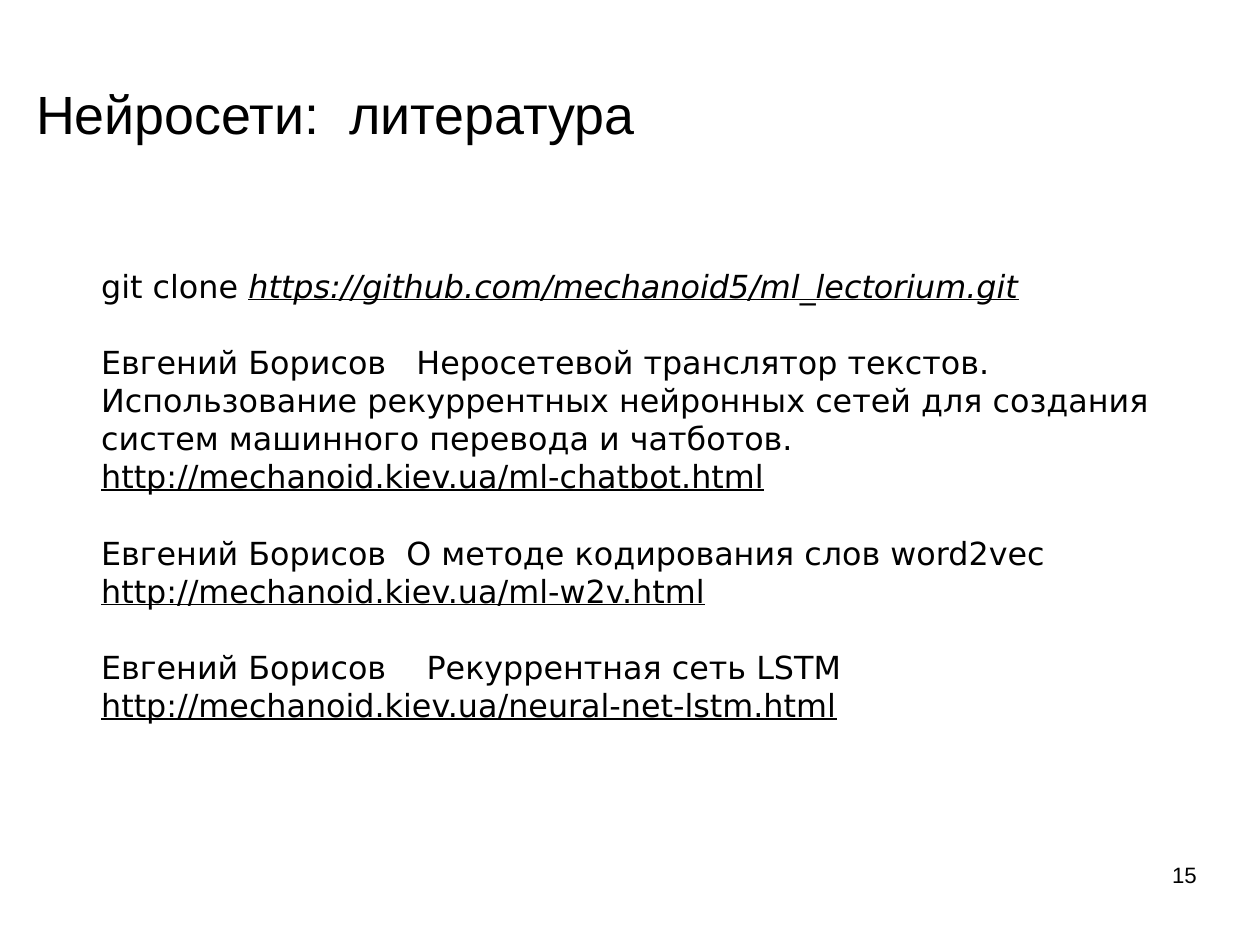
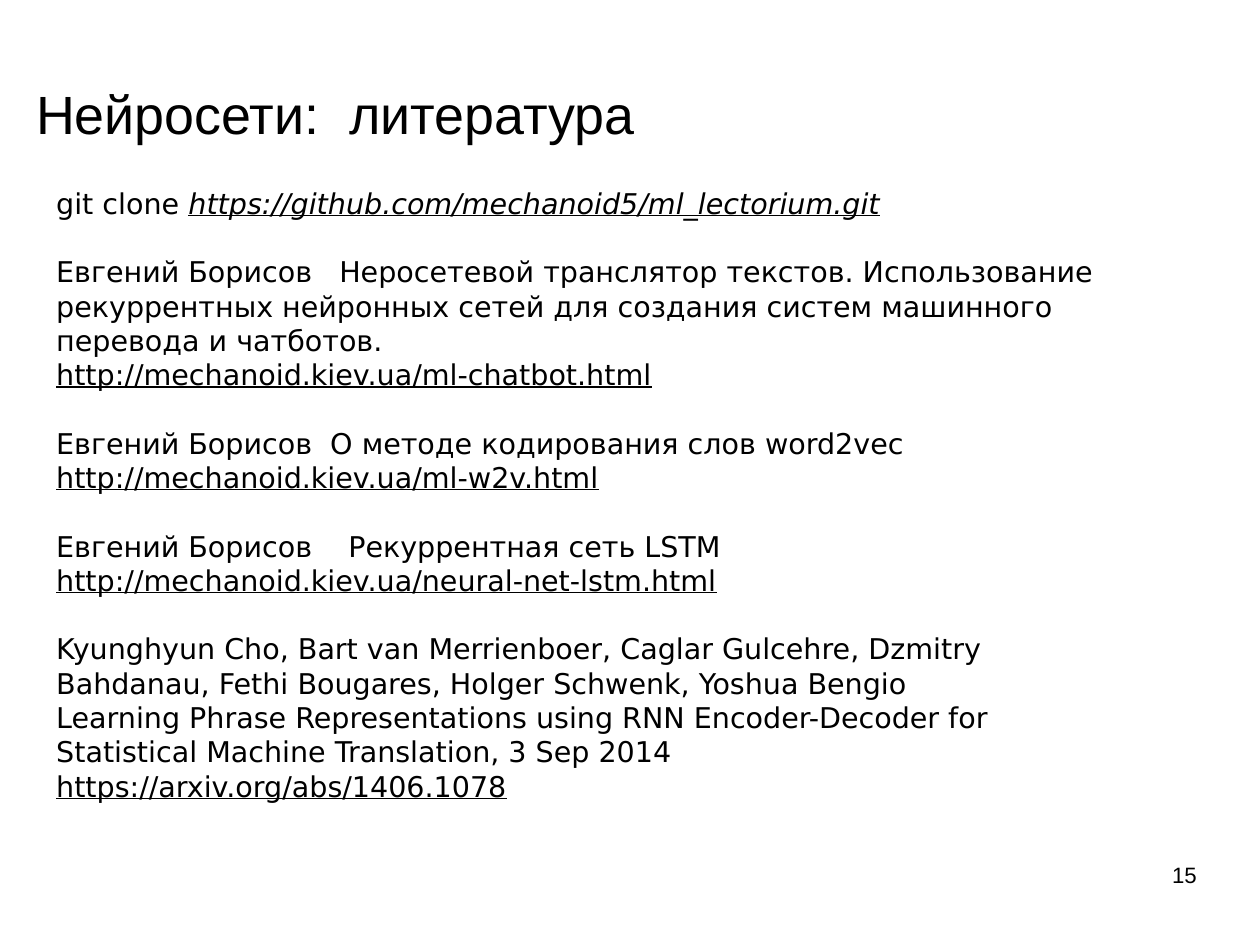
Before and after one commit to mechanoid5/ml_lectorium_legacy, a slide deck: slide 15 of 22-translator.odp. Drawn at 1260x945 pixels with LibreOffice and Linux fonts; fonts in the diff are those of the drawing; background and template pictures are left out. Boxes give left, top, right and bottom in pixels: in the first picture for what was removed or moved away, otherwise in the second. Text is boxed around its words. In the diff, an @@ line names an element or a change of style, - is before the commit and + after.

```diff
--- a/22-translator.odp
+++ b/22-translator.odp
@@ text "git clone https://github.com/mechanoid5/ml_lectorium.git": place and size @@
-text "git clone https://github.com/mechanoid5/ml_lectorium.git" at bbox=[101, 274, 1149, 724]
+text "git clone https://github.com/mechanoid5/ml_lectorium.git" at bbox=[56, 192, 1093, 803]
@@ text at bbox=[56, 192, 1093, 597]: size 20 to 18 pt in "git clone https://github.com/mechanoid5/ml_lectorium.git", "Евгений Борисов Неросетевой транслятор текстов. Использовани ...", "http://mechanoid.kiev.ua/ml-chatbot.html", "Евгений Борисов О методе кодирования слов word2vec" and 3 more places @@
@@ text at bbox=[56, 637, 987, 803]: paragraphs added @@
+Kyunghyun Cho, Bart van Merrienboer, Caglar Gulcehre, Dzmitry Bahdanau, Fethi Bougares, Holger Schwenk, Yoshua Bengio
+Learning Phrase Representations using RNN Encoder-Decoder for Statistical Machine Translation, 3 Sep 2014
+https://arxiv.org/abs/1406.1078
```
Also in this commit, not shown: 2 other slides changed, 1 slide added, 2 slides removed, 3 other files.
